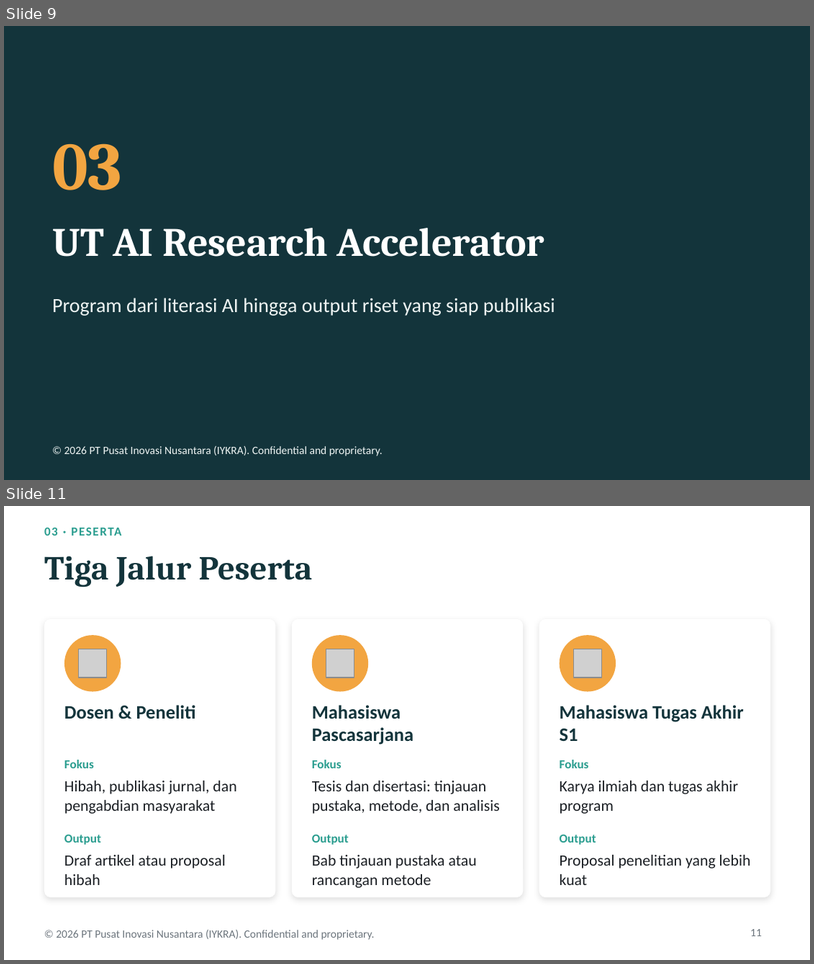
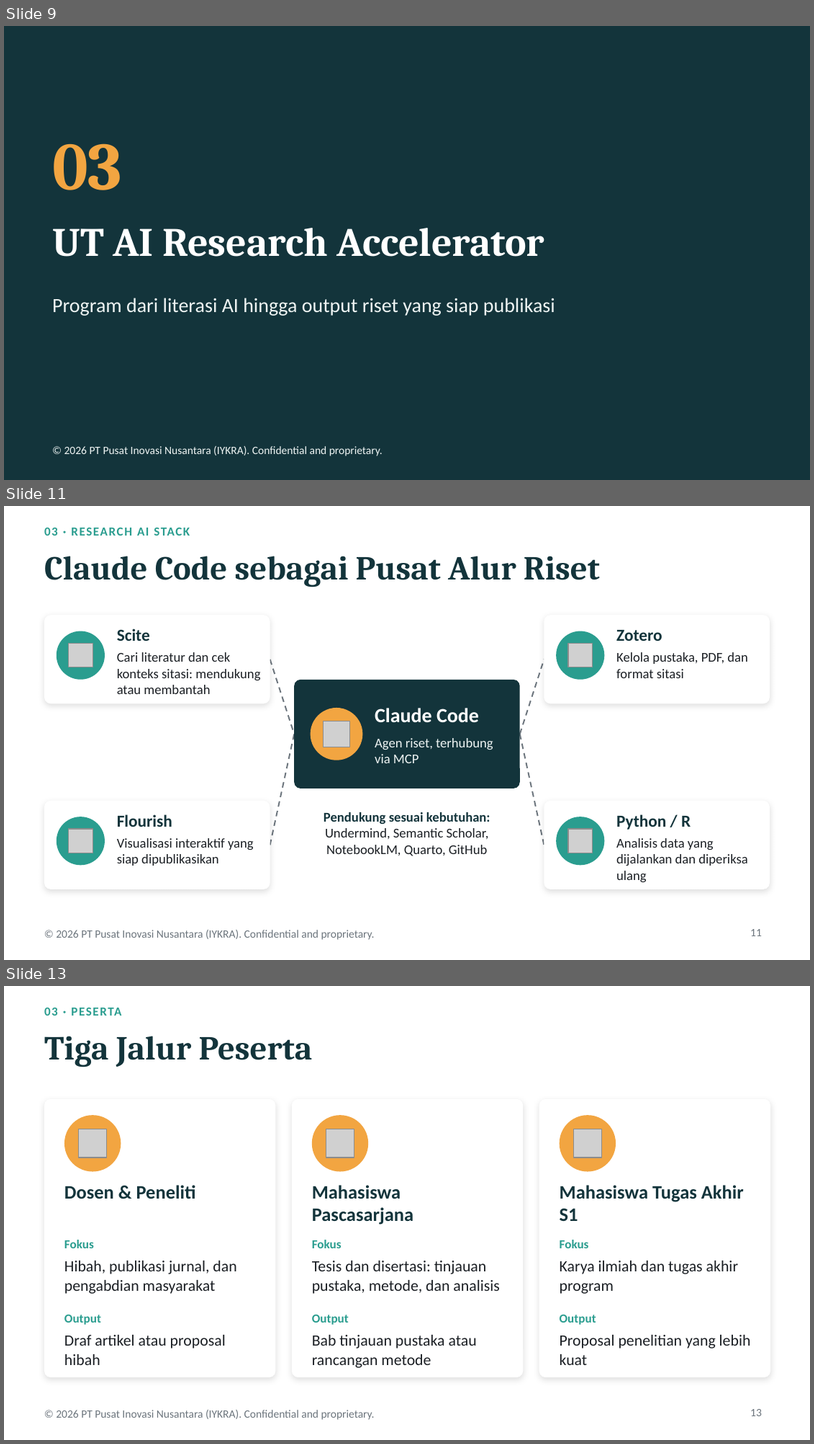
Before and after one commit to vivialatas83-sudo/baru, a slide deck: UT AI Research Accelerator/AI_Research_Accelerator_UT.pptx. Shown one above the other, each under a label of ours: slides 9 and 11 before the commit, slides 9, 11 and 13 after it; the slides between them are not shown. The pictures are 814x964 and 814x1444 pixels, drawn with LibreOffice and Linux fonts; fonts in the diff are those of the drawing; grey boxes stand for pictures. Boxes give left, top, right and bottom in pixels: in the first picture for what was removed or moved away, otherwise in the second. Text is boxed around its words. In the diff, an @@ line names an element or a change of style, - is before the commit and + after.

```diff
--- a/UT AI Research Accelerator/AI_Research_Accelerator_UT.pptx
+++ b/UT AI Research Accelerator/AI_Research_Accelerator_UT.pptx
@@ slide 11 added at (4, 506, 810, 960), background #FFFFFF; not listed: 1 template element that a slide beside it also shows @@
@@ text added at (44, 527, 190, 536), 11 pt, text #2A9D8F, bold @@
+03 · RESEARCH AI STACK
@@ title added at (44, 556, 600, 587), 30 pt, text #13343B, bold @@
+Claude Code sebagai Pusat Alur Riset
@@ rounded rectangle added at (44, 615, 270, 703), fill #FFFFFF @@
@@ ellipse added at (57, 631, 105, 680), fill #2A9D8F @@
@@ text added at (117, 628, 150, 641), 15 pt, text #13343B, bold @@
+Scite
@@ rounded rectangle added at (544, 615, 770, 703), fill #FFFFFF @@
@@ ellipse added at (556, 631, 604, 680), fill #2A9D8F @@
@@ text added at (617, 630, 662, 641), 15 pt, text #13343B, bold @@
+Zotero
@@ picture added at (69, 643, 93, 667) @@
@@ text added at (117, 652, 260, 694), 12 pt, text #1B1F24 @@
+Cari literatur dan cek konteks sitasi: mendukung atau membantah
@@ picture added at (568, 643, 593, 667) @@
@@ text added at (617, 652, 748, 678), 12 pt, text #1B1F24 @@
+Kelola pustaka, PDF, dan format sitasi
@@ line added from (270, 659) to (294, 734), #6C757D 1.25 pt dashed @@
@@ line added from (520, 734) to (544, 659), #6C757D 1.25 pt dashed @@
@@ rounded rectangle added at (294, 680, 520, 788), fill #13343B @@
@@ ellipse added at (311, 708, 363, 760), fill #F2A541 @@
@@ picture added at (324, 721, 350, 747) @@
@@ text added at (375, 708, 479, 723), 18 pt, text #FFFFFF, bold @@
+Claude Code
@@ line added from (270, 844) to (294, 734), #6C757D 1.25 pt dashed @@
@@ text added at (375, 738, 493, 763), 12 pt, text #EEF4F3 @@
+Agen riset, terhubung via MCP
@@ line added from (520, 734) to (544, 844), #6C757D 1.25 pt dashed @@
@@ rounded rectangle added at (44, 800, 270, 889), fill #FFFFFF @@
@@ rounded rectangle added at (544, 800, 770, 889), fill #FFFFFF @@
@@ ellipse added at (57, 816, 105, 865), fill #2A9D8F @@
@@ picture added at (69, 829, 93, 853) @@
@@ text added at (117, 814, 172, 826), 15 pt, text #13343B, bold @@
+Flourish
@@ text added at (324, 812, 491, 856), 12 pt, text #1B1F24 @@
+Pendukung sesuai kebutuhan: Undermind, Semantic Scholar, NotebookLM, Quarto, GitHub
@@ ellipse added at (556, 816, 604, 865), fill #2A9D8F @@
@@ picture added at (568, 829, 593, 853) @@
@@ text added at (617, 814, 691, 829), 15 pt, text #13343B, bold @@
+Python / R
@@ text added at (117, 838, 254, 865), 12 pt, text #1B1F24 @@
+Visualisasi interaktif yang siap dipublikasikan
@@ text added at (617, 838, 748, 882), 12 pt, text #1B1F24 @@
+Analisis data yang dijalankan dan diperiksa ulang
@@ page number added at (751, 929, 762, 936), 10 pt, text #6C757D @@
+11
@@ what was slide 11 is now slide 13 @@
@@ page number at (751, 1409, 762, 1416): text changed @@
-11
+13
```
Also in this commit, not shown: 6 slides changed, 1 other slide added, 1 other file.
